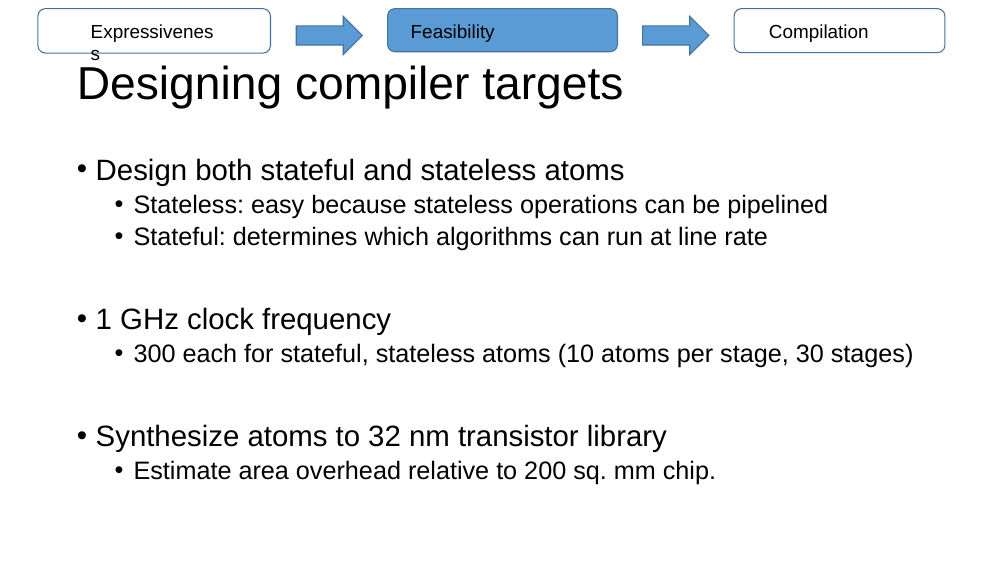
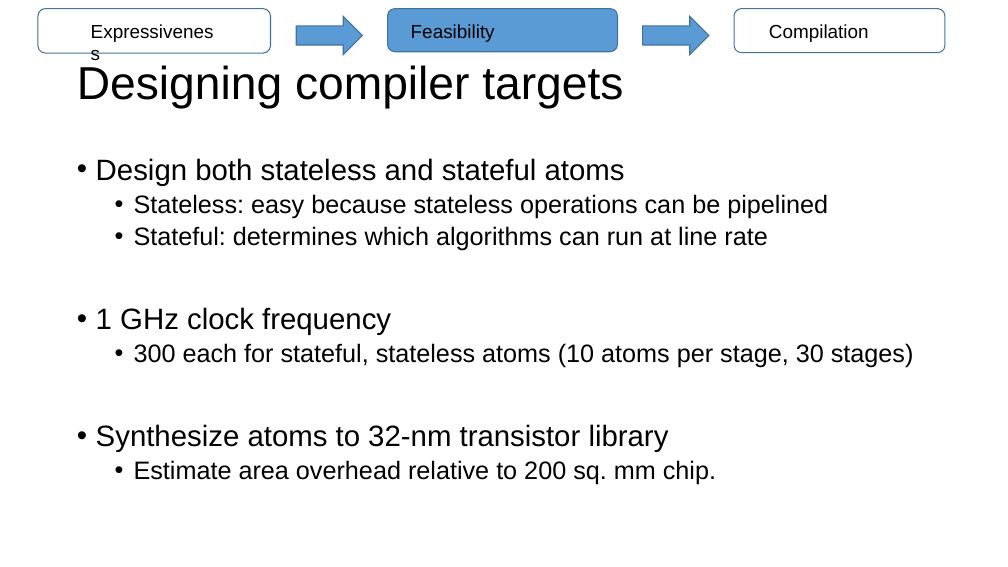
Before and after one commit to anirudhSK/pifo-domino-marple-ppts, a slide deck: slide 32 of domino_pifo.pptx. Drawn at 1008x567 pixels with LibreOffice and Linux fonts; fonts in the diff are those of the drawing. Boxes give left, top, right and bottom in pixels: in the first picture for what was removed or moved away, otherwise in the second. Text is boxed around its words. In the diff, an @@ line names an element or a change of style, - is before the commit and + after.

```diff
--- a/domino_pifo.pptx
+++ b/domino_pifo.pptx
@@ text at <box>96,158,625,186</box>: text changed @@
-• Design both stateful and stateless atoms
+• Design both stateless and stateful atoms
@@ text at <box>96,424,669,452</box>: text changed @@
-• Synthesize atoms to 32 nm transistor library
+• Synthesize atoms to 32-nm transistor library
```
Also in this commit, not shown: 3 other slides changed.
